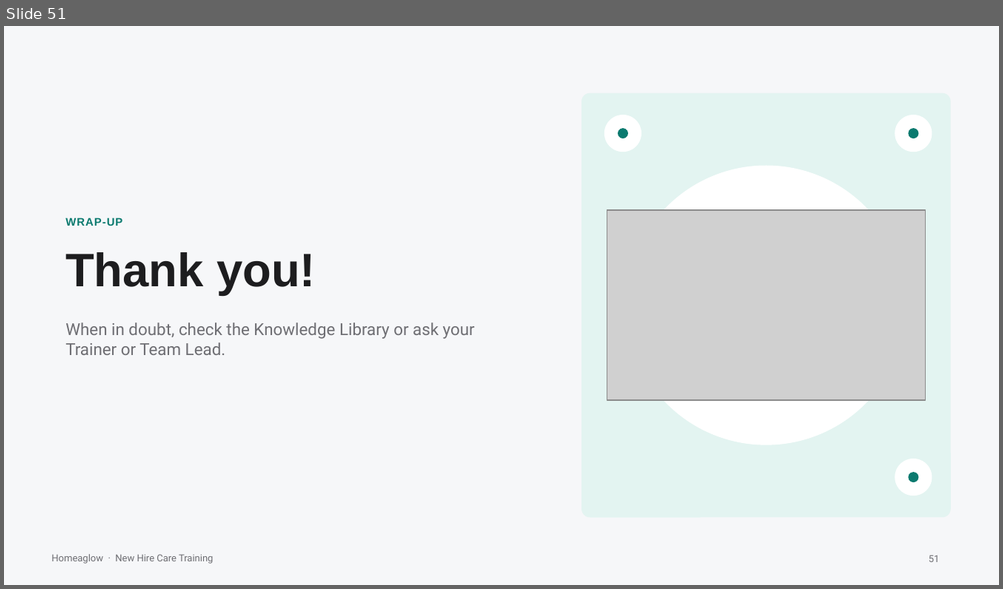
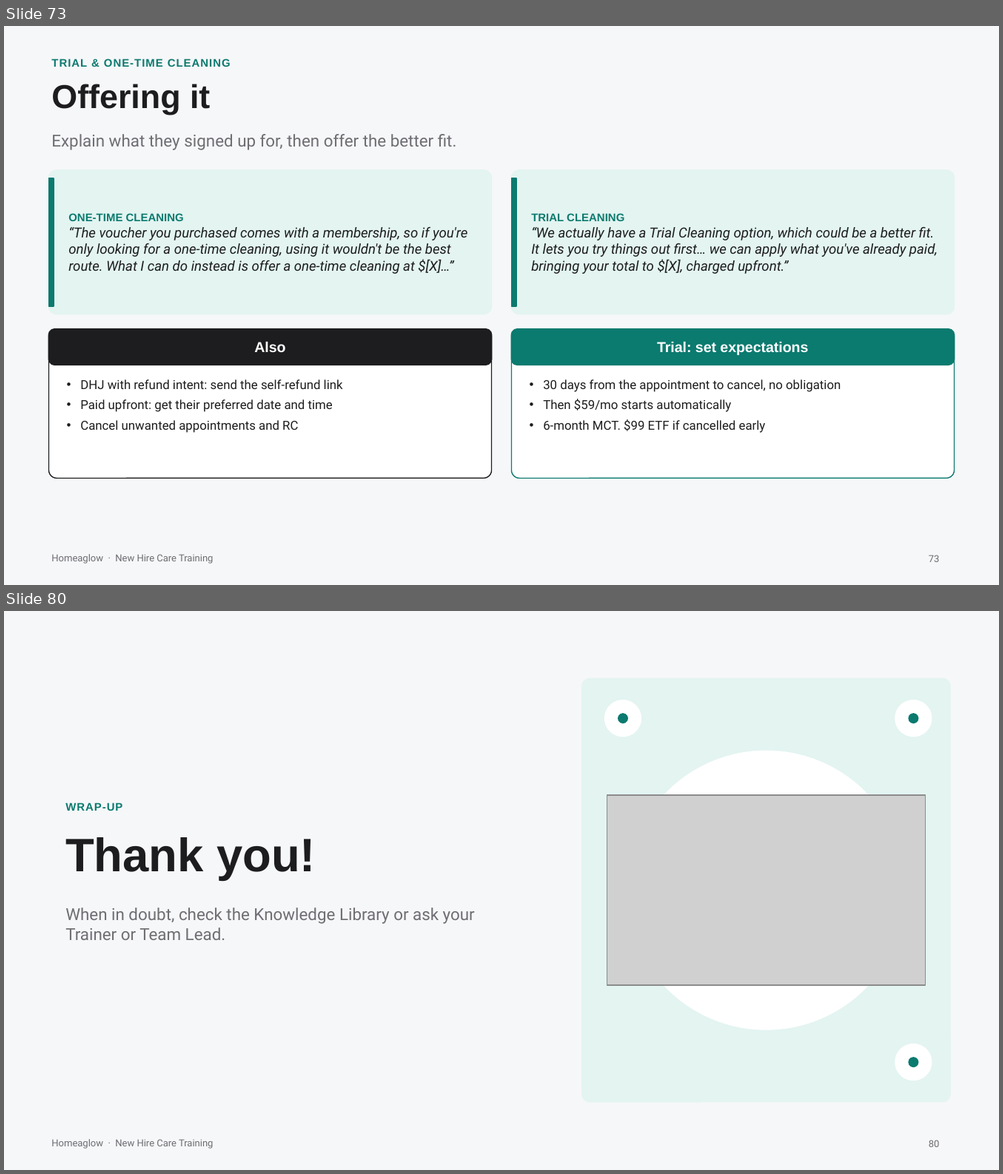
Before and after one commit to anjulimichelle/training, a slide deck: retention-membership-cancellation/retention-membership-cancellation.pptx. Shown one above the other, each under a label of ours: slide 51 before the commit, slides 73 and 80 after it; the slides between them are not shown. The pictures are 1003x589 and 1003x1174 pixels, drawn with LibreOffice and Linux fonts; fonts in the diff are those of the drawing; grey boxes stand for pictures. Boxes give left, top, right and bottom in pixels: in the first picture for what was removed or moved away, otherwise in the second. Text is boxed around its words. In the diff, an @@ line names an element or a change of style, - is before the commit and + after.

```diff
--- a/retention-membership-cancellation/retention-membership-cancellation.pptx
+++ b/retention-membership-cancellation/retention-membership-cancellation.pptx
@@ slide 73 added at box(4, 26, 999, 585), background #F6F7F9; not listed: 1 template element that a slide beside it also shows @@
@@ text added at box(51, 59, 230, 67), 8 pt, text #0B7A6F, bold @@
+TRIAL & ONE-TIME CLEANING
@@ text added at box(51, 84, 210, 115), 24 pt, text #1D1D1F, bold @@
+Offering it
@@ text added at box(51, 134, 457, 150), 12 pt, text #6E6E73 @@
+Explain what they signed up for, then offer the better fit.
@@ rounded rectangle added at box(48, 170, 492, 315), fill #E3F4F1, outline #E3F4F1 0.75 pt @@
@@ rectangle added at box(48, 178, 54, 306), fill #0B7A6F, outline #0B7A6F 1 pt @@
@@ rounded rectangle added at box(511, 170, 954, 315), fill #E3F4F1, outline #E3F4F1 0.75 pt @@
@@ rectangle added at box(511, 178, 516, 306), fill #0B7A6F, outline #0B7A6F 1 pt @@
@@ text added at box(68, 213, 467, 274), 10 pt, text #1D1D1F, italic @@
+ONE-TIME CLEANING
+“The voucher you purchased comes with a membership, so if you're only looking for a one-time cleaning, using it wouldn't be the best route. What I can do instead is offer a one-time cleaning at $[X]…”
@@ text added at box(531, 213, 937, 274), 10 pt, text #1D1D1F, italic @@
+TRIAL CLEANING
+“We actually have a Trial Cleaning option, which could be a better fit. It lets you try things out first… we can apply what you've already paid, bringing your total to $[X], charged upfront.”
@@ rounded rectangle added at box(48, 329, 492, 479), fill #FFFFFF, outline #1D1D1F 0.75 pt @@
@@ rounded rectangle added at box(48, 329, 492, 365), fill #1D1D1F, outline #1D1D1F 1 pt, 10.5 pt, text #FFFFFF, bold @@
+Also
@@ rounded rectangle added at box(511, 329, 954, 479), fill #FFFFFF, outline #0B7A6F 0.75 pt @@
@@ rounded rectangle added at box(511, 329, 954, 365), fill #0B7A6F, outline #0B7A6F 1 pt, 10.5 pt, text #FFFFFF, bold @@
+Trial: set expectations
@@ text added at box(80, 380, 343, 433), 9 pt, text #1D1D1F @@
+• DHJ with refund intent: send the self-refund link
+• Paid upfront: get their preferred date and time
+• Cancel unwanted appointments and RC
@@ text added at box(543, 380, 840, 433), 9 pt, text #1D1D1F @@
+• 30 days from the appointment to cancel, no obligation
+• Then $59/mo starts automatically
+• 6-month MCT. $99 ETF if cancelled early
@@ page number added at box(928, 555, 939, 562), 7 pt, text #6E6E73 @@
+73
@@ what was slide 51 is now slide 80 @@
@@ page number at box(928, 1140, 939, 1147): text changed @@
-51
+80
```
Also in this commit, not shown: 7 slides changed, 28 other slides added, 4 other files.
